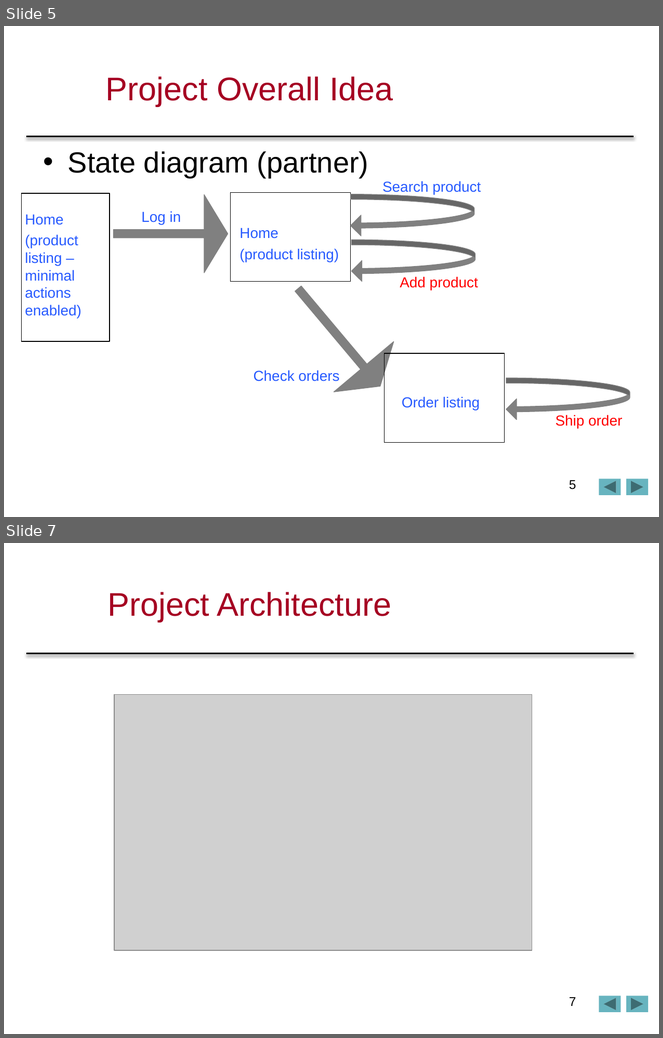
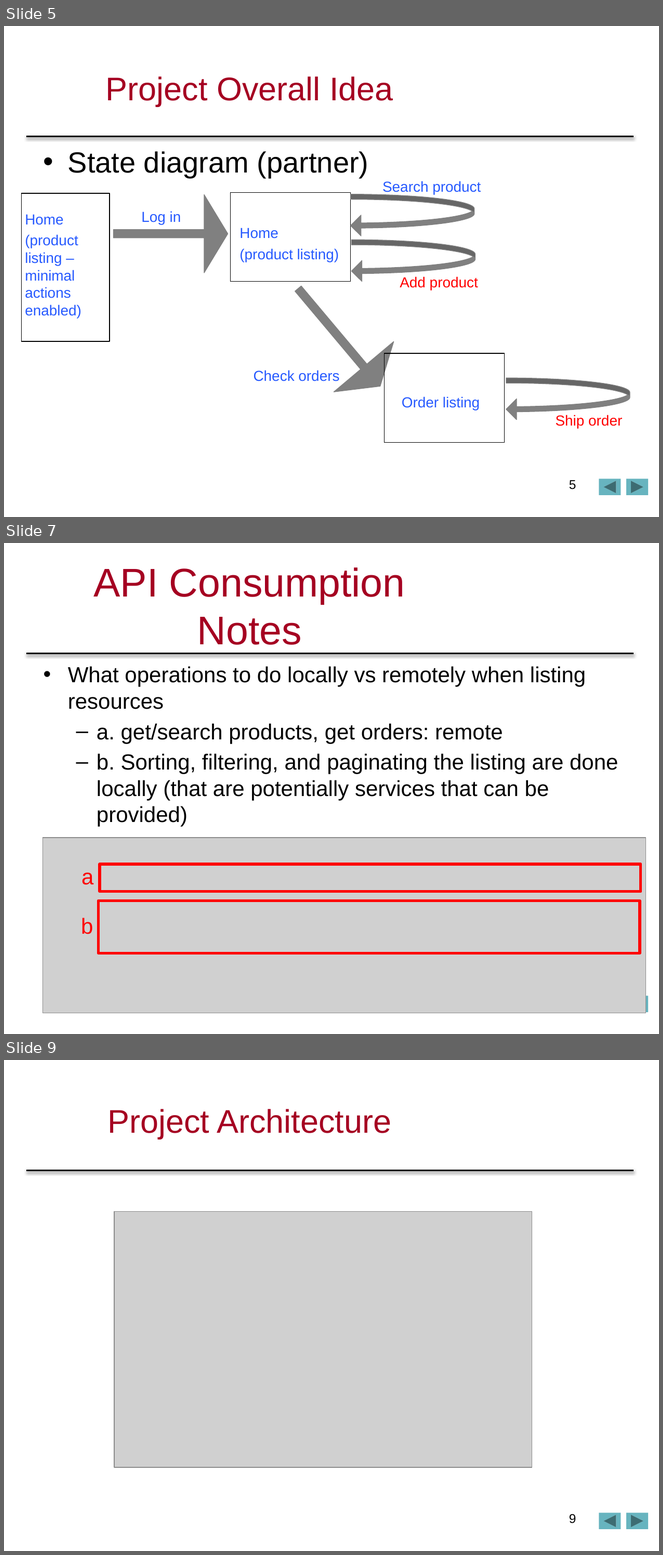
Before and after one commit to sonialin/comp433p2p3, a slide deck: comp433p2p3/COMP433FinalPPT.pptx. Shown one above the other, each under a label of ours: slides 5 and 7 before the commit, slides 5, 7 and 9 after it; the slides between them are not shown. The pictures are 663x1038 and 663x1555 pixels, drawn with LibreOffice and Linux fonts; fonts in the diff are those of the drawing; grey boxes stand for pictures; background and template pictures are left out. Boxes give left, top, right and bottom in pixels: in the first picture for what was removed or moved away, otherwise in the second. Text is boxed around its words. In the diff, an @@ line names an element or a change of style, - is before the commit and + after.

```diff
--- a/comp433p2p3/COMP433FinalPPT.pptx
+++ b/comp433p2p3/COMP433FinalPPT.pptx
@@ slide 7 added at bbox=[4, 543, 659, 1034], background #FFFFFF; not listed: 3 template elements that a slide beside it also shows @@
@@ title added at bbox=[94, 567, 405, 645], 44 pt, text #A50021 @@
+API Consumption Notes
@@ text added at bbox=[68, 666, 618, 827], 24 pt, text #000000 @@
+• What operations to do locally vs remotely when listing resources
+  – a. get/search products, get orders: remote
+  – b. Sorting, filtering, and paginating the listing are done locally (that are potentially services that can be provided)
@@ picture added at bbox=[42, 838, 646, 1014] @@
@@ rectangle added at bbox=[100, 864, 641, 891], outline #FF0000 3 pt @@
@@ text added at bbox=[81, 873, 93, 885], 24 pt, text #FF0000 @@
+a
@@ rectangle added at bbox=[98, 901, 640, 953], outline #FF0000 3 pt @@
@@ text added at bbox=[81, 918, 93, 935], 24 pt, text #FF0000 @@
+b
@@ page number added at bbox=[430, 991, 583, 1025], 14 pt, text #000000 @@
+7
@@ what was slide 7 is now slide 9 @@
@@ page number at bbox=[569, 1514, 577, 1524]: text changed @@
-7
+9
```
Also in this commit, not shown: 1 slide changed, 1 other slide added.
